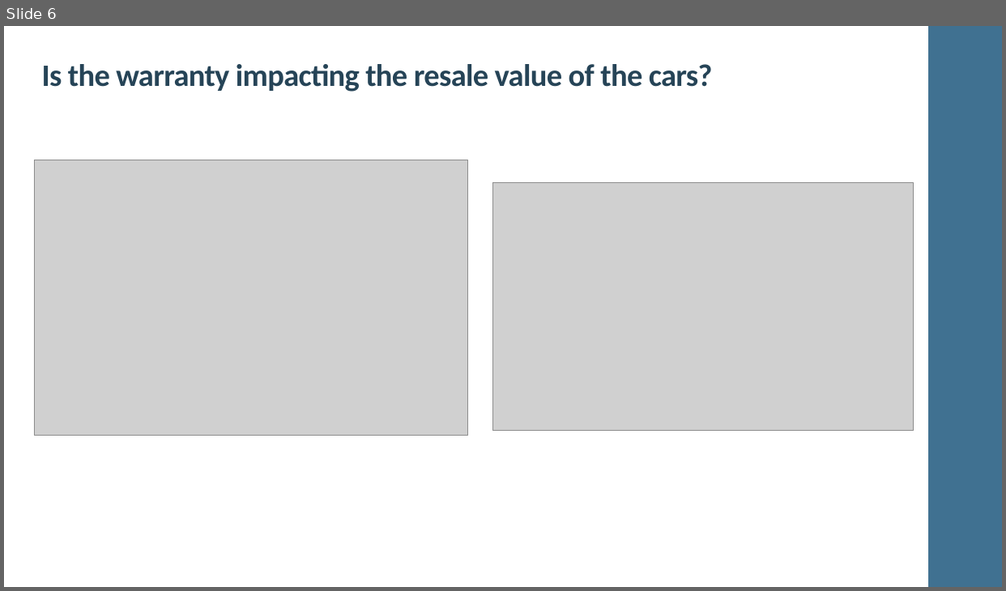
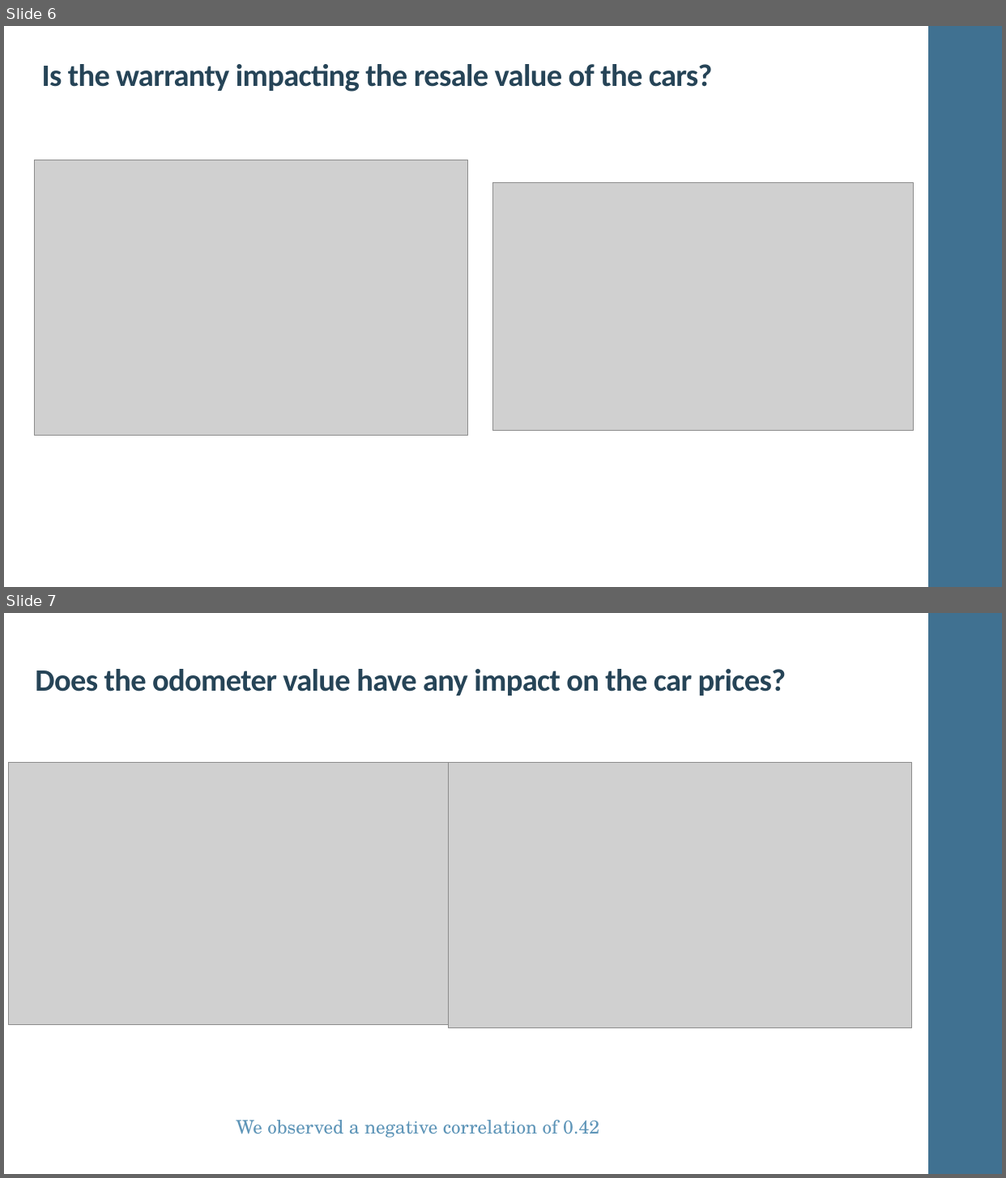
Before and after one commit to MANOJKUMAR1302/22FA_Dataverse_Team08, a slide deck: Team 8_UsedCarsPricePrediction.pptx. Shown one above the other, each under a label of ours: slide 6 before the commit, slides 6 and 7 after it. The pictures are 1006x591 and 1006x1178 pixels, drawn with LibreOffice and Linux fonts; fonts in the diff are those of the drawing; grey boxes stand for pictures. Boxes give left, top, right and bottom in pixels: in the first picture for what was removed or moved away, otherwise in the second. Text is boxed around its words. In the diff, an @@ line names an element or a change of style, - is before the commit and + after.

Commit message:
Update Team 8_UsedCarsPricePrediction.pptx
updated EDA and hypothesis testing slides for the odometer, brand, year of production and unknown features.

```diff
--- a/Team 8_UsedCarsPricePrediction.pptx
+++ b/Team 8_UsedCarsPricePrediction.pptx
@@ slide 7 added at [4,613,1002,1174], background #FFFFFF; not listed: 1 template element that a slide beside it also shows @@
@@ title added at [35,669,786,696], 30 pt, text #264457, bold @@
+Does the odometer value have any impact on the car prices?
@@ picture added at [9,763,449,1024] @@
@@ picture added at [449,763,912,1029] @@
@@ text added at [236,1120,599,1138], 18 pt, text #5E95B8 @@
+We observed a negative correlation of 0.42
```
Also in this commit, not shown: 5 other slides added.
